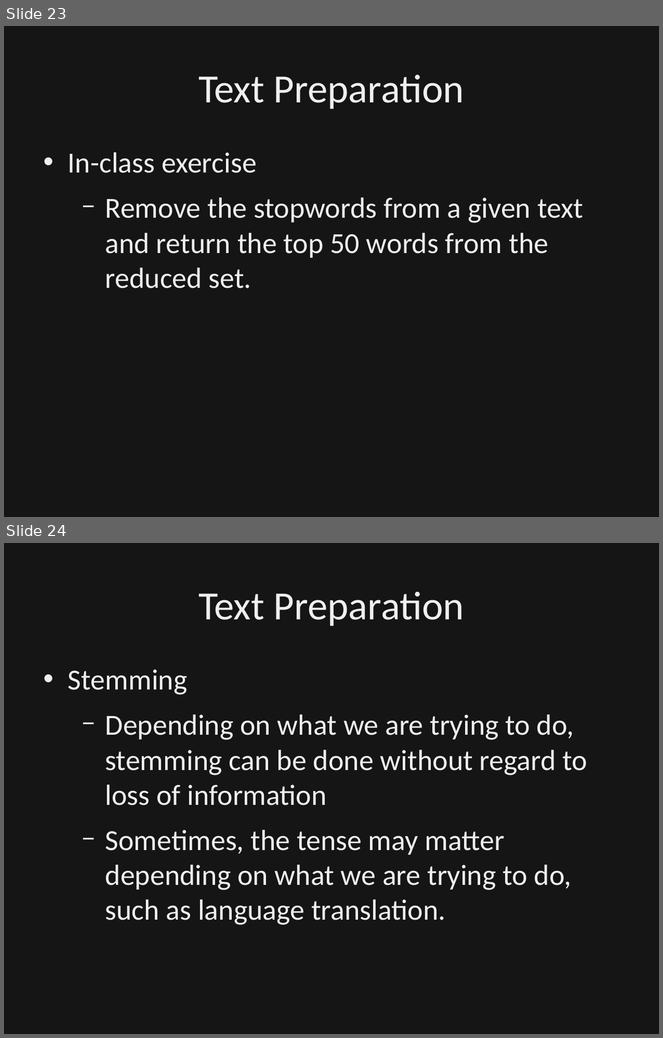
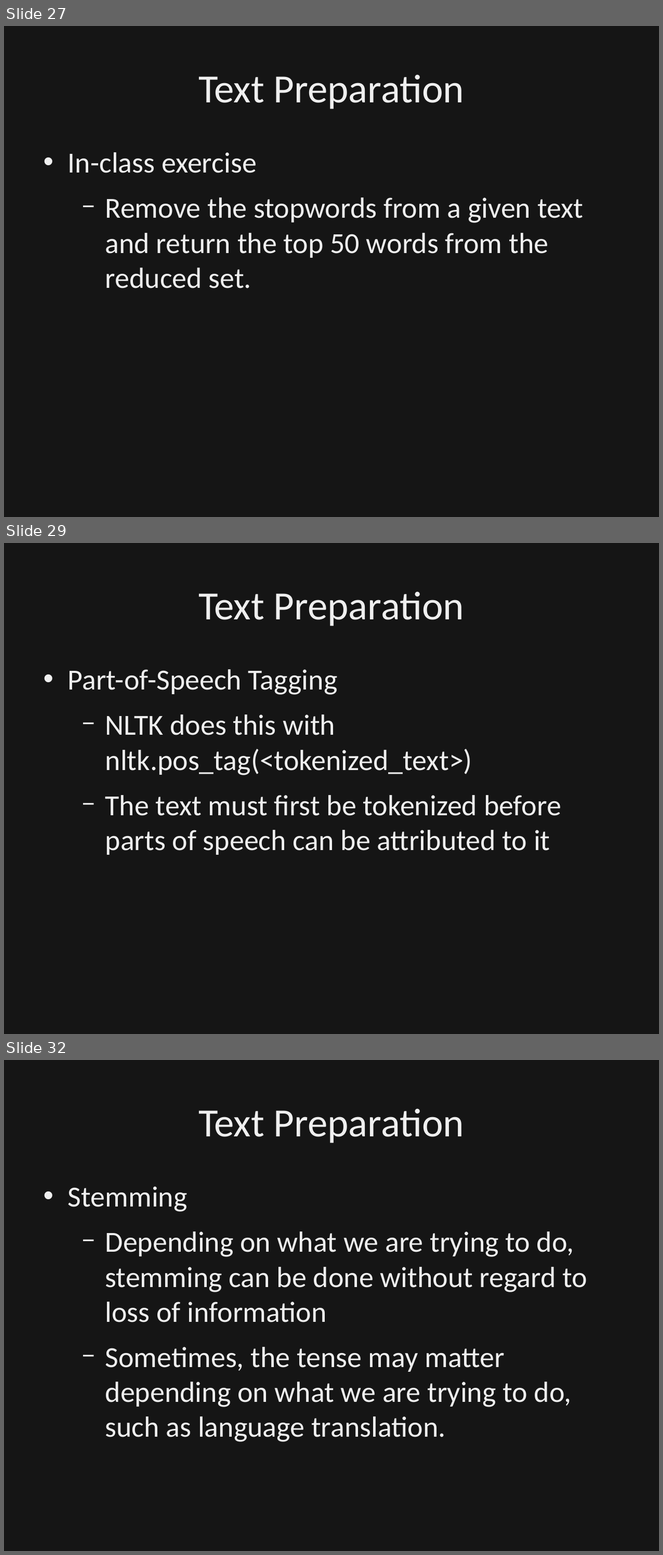
Before and after one commit to dbowmans46/PracticalProgramming, a slide deck: Session 7 - Python/Instructional Material/Session 7 - Python Brief Intro to NLP.odp. Shown one above the other, each under a label of ours: slides 23 and 24 before the commit, slides 27, 29 and 32 after it; the slides between them are not shown. The pictures are 663x1038 and 663x1555 pixels, drawn with LibreOffice and Linux fonts; fonts in the diff are those of the drawing; background and template pictures are left out; a plain dark background stands for a picture behind light text. Boxes give left, top, right and bottom in pixels: in the first picture for what was removed or moved away, otherwise in the second. Text is boxed around its words. In the diff, an @@ line names an element or a change of style, - is before the commit and + after.

Commit message:
Added slides for part-of-speech tagging.  Added details to nomenclature on language mixing.  Added goal slide.  Included in-class example and in-clss exercise queue slides for text preparation section.

```diff
--- a/Session 7 - Python/Instructional Material/Session 7 - Python Brief Intro to NLP.odp
+++ b/Session 7 - Python/Instructional Material/Session 7 - Python Brief Intro to NLP.odp
@@ slide 29 added at (4,543,659,1034), background picture (left out) @@
@@ rectangle added at (4,543,659,1034), fill #000000 at 50% opacity, outline #000000 0 pt @@
@@ title added at (198,591,465,626), 44 pt, text #EFEFEF @@
+Text Preparation
@@ text added at (68,669,561,855), 32 pt, text #EFEFEF @@
+• Part-of-Speech Tagging
+  − NLTK does this with nltk.pos_tag(<tokenized_text>)
+  − The text must first be tokenized before parts of speech can be attributed to it
@@ what was slide 23 is now slide 27 @@
@@ what was slide 24 is now slide 32 @@
```
Also in this commit, not shown: 5 slides changed, 7 other slides added.
